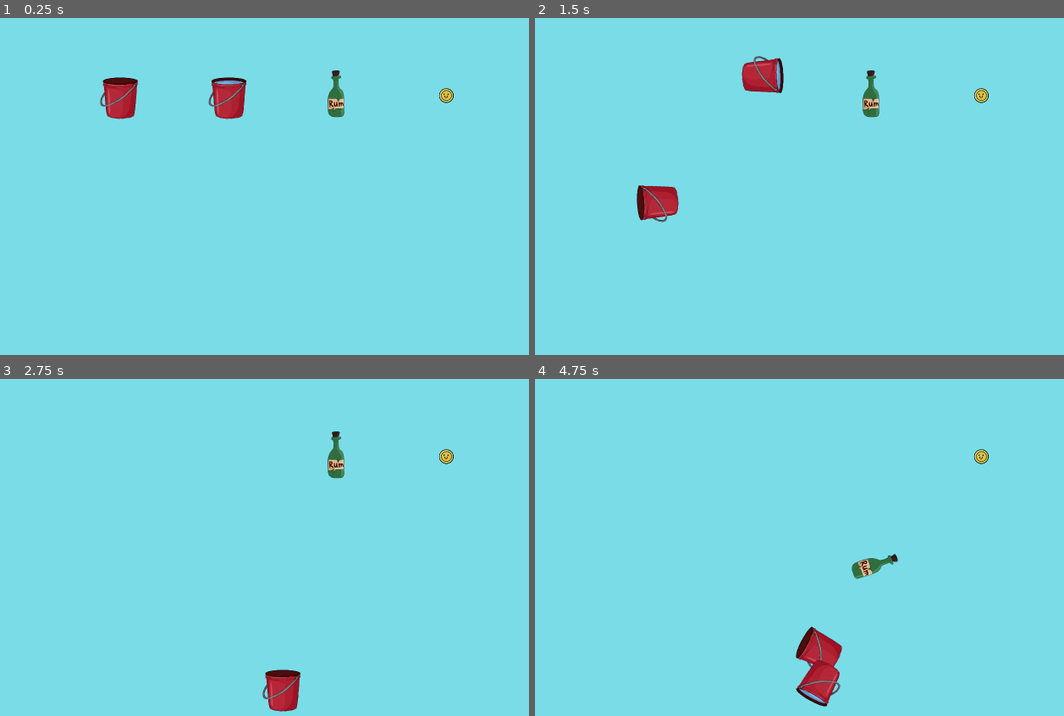
Above: before the commit, frames 1-4 (two rows, left to right).
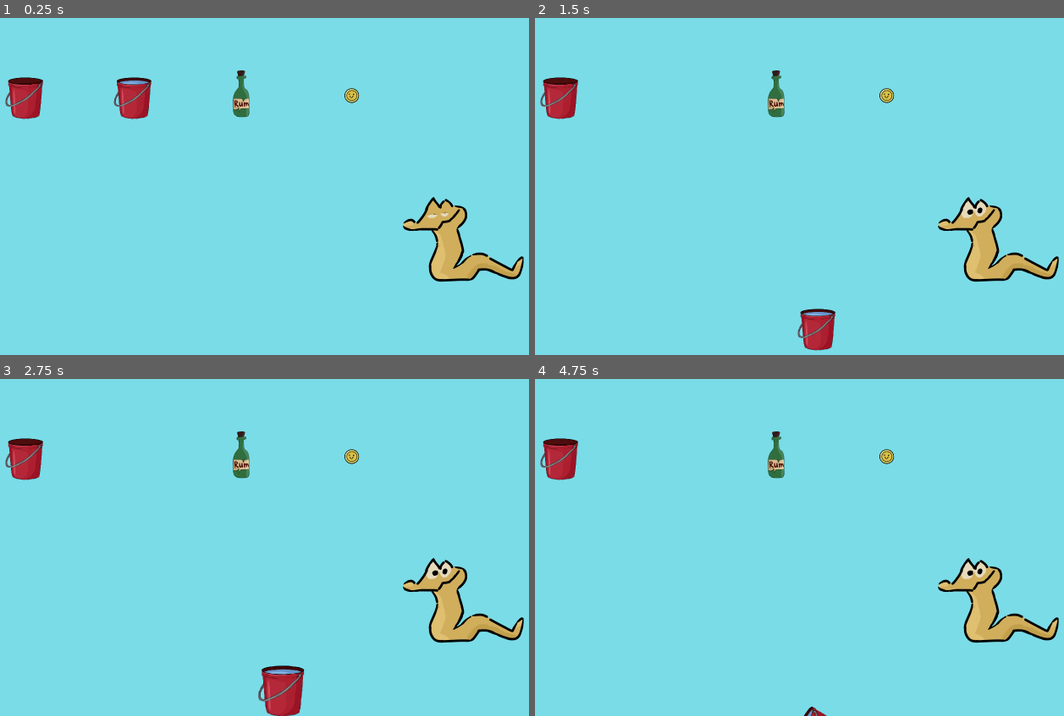
Above: after the commit, the same moments.

Repository: DiVaSkibo/Notebook-command
Game: Godot game, scene res://Scene/+.tscn
Same seed, same stepped clock (60 frames per second), same inputs: the game is played once before the commit and once after it.
Inputs (mouse positions are in pixels of both pictures, inside the frame that each line leads up to):
- Up to frame 1 (0.25 s): no input
- Up to frame 2 (1.5 s): tap Enter at 0.5 s; move the mouse to (656, 95) at 0.52 s; press the mouse at (656, 95) at 0.53 s; move the mouse to (762, 95) at 1.27 s; release the mouse at (762, 95) at 1.28 s; click (762, 95) at 1.35 s
- Up to frame 3 (2.75 s): move the mouse to (285, 689) at 2.02 s; press the mouse at (285, 689) at 2.03 s
- Up to frame 4 (4.75 s): tap Space at 2.75 s; release the mouse at (820, 689) at 2.78 s; click (820, 689) at 2.85 s; move the mouse to (873, 456) at 3.52 s; press the mouse at (873, 456) at 3.53 s; move the mouse to (820, 689) at 4.27 s; release the mouse at (820, 689) at 4.28 s; click (820, 689) at 4.35 s

The runs differ from the first frame. In frame 1, 5.2% of the frame differs, in the area x 0-100%, y 15-79%; in frame 2, 5.9%, in the area x 0-100%, y 11-99%; in frame 3, 4.5%; in frame 4, 5.3%.

Commit message:
Creat Interactor scene + Fix
+ Interactor scene and script
+ Interactor resource script
* Item script
* pick up -> use input
* + scene

Diff:
--- /dev/null
+++ b/Resource/Animation/snakeBlink.tres
@@ -0,0 +1,32 @@
+[gd_resource type="SpriteFrames" load_steps=5 format=3 uid="uid://c87d7f121a2mx"]
+
+[ext_resource type="Texture2D" uid="uid://drtexcv8vmwj" path="res://Resource/Asset/character/snake00.png" id="1_dfrxb"]
+[ext_resource type="Texture2D" uid="uid://cxm8lskts2wwu" path="res://Resource/Asset/character/snake01.png" id="2_rgb7v"]
+[ext_resource type="Texture2D" uid="uid://kjfjqgxl6f3j" path="res://Resource/Asset/character/snake02.png" id="3_pkghy"]
+[ext_resource type="Texture2D" uid="uid://bbnnxaf57vmq7" path="res://Resource/Asset/character/snake03.png" id="4_dutie"]
+
+[resource]
+animations = [{
+"frames": [{
+"duration": 50.0,
+"texture": ExtResource("1_dfrxb")
+}, {
+"duration": 1.0,
+"texture": ExtResource("2_rgb7v")
+}, {
+"duration": 1.0,
+"texture": ExtResource("3_pkghy")
+}, {
+"duration": 1.0,
+"texture": ExtResource("4_dutie")
+}, {
+"duration": 1.0,
+"texture": ExtResource("3_pkghy")
+}, {
+"duration": 1.0,
+"texture": ExtResource("2_rgb7v")
+}],
+"loop": true,
+"name": &"default",
+"speed": 11.0
+}]
--- /dev/null
+++ b/Resource/interactorSnake.tres
@@ -0,0 +1,12 @@
+[gd_resource type="Resource" script_class="InteractorResource" load_steps=4 format=3 uid="uid://iko6hapeb72"]
+
+[ext_resource type="Resource" uid="uid://d3d426if74gdh" path="res://Resource/itemCoin.tres" id="1_mbw6n"]
+[ext_resource type="Script" uid="uid://nitrh56kjirq" path="res://script/____InteractorResource.gd" id="2_n5mne"]
+[ext_resource type="SpriteFrames" uid="uid://c87d7f121a2mx" path="res://Resource/Animation/snakeBlink.tres" id="3_blmgd"]
+
+[resource]
+script = ExtResource("2_n5mne")
+key = ExtResource("1_mbw6n")
+result = 0
+sprite_frames = ExtResource("3_blmgd")
+metadata/_custom_type_script = "uid://nitrh56kjirq"
--- a/Scene/+.tscn
+++ b/Scene/+.tscn
@@ -1,7 +1,8 @@
-[gd_scene load_steps=6 format=3 uid="uid://sb1b2dsfmvyi"]
+[gd_scene load_steps=7 format=3 uid="uid://sb1b2dsfmvyi"]
 
 [ext_resource type="Script" uid="uid://dnehxnbbxfoxm" path="res://script/+.gd" id="1_a5tbx"]
 [ext_resource type="PackedScene" uid="uid://c28ajc76tvb0r" path="res://Scene/__Item.tscn" id="1_asc53"]
+[ext_resource type="PackedScene" uid="uid://dui626cl3n5lj" path="res://Scene/__Interactor.tscn" id="2_itlmv"]
 [ext_resource type="Resource" uid="uid://dqmyocw3qmakb" path="res://Resource/itemBucket.tres" id="3_b0uks"]
 [ext_resource type="Resource" uid="uid://ccqbqvdoyja6j" path="res://Resource/itemRum.tres" id="4_itlmv"]
 [ext_resource type="Resource" uid="uid://d3d426if74gdh" path="res://Resource/itemCoin.tres" id="5_f37ww"]
@@ -9,19 +10,22 @@
 [node name="+" type="Node"]
 script = ExtResource("1_a5tbx")
 
+[node name="Interactor" parent="." instance=ExtResource("2_itlmv")]
+position = Vector2(1216, 640)
+
 [node name="Item" parent="." instance=ExtResource("1_asc53")]
-position = Vector2(416, 288)
+position = Vector2(192, 288)
 resource = ExtResource("3_b0uks")
 
 [node name="Item2" parent="." instance=ExtResource("1_asc53")]
-position = Vector2(672, 288)
+position = Vector2(448, 288)
 
 [node name="Item3" parent="." instance=ExtResource("1_asc53")]
-position = Vector2(928, 288)
+position = Vector2(704, 288)
 resource = ExtResource("4_itlmv")
 
 [node name="Item4" parent="." instance=ExtResource("1_asc53")]
-position = Vector2(1184, 288)
+position = Vector2(960, 288)
 resource = ExtResource("5_f37ww")
 
 [node name="Timer" type="Timer" parent="."]
--- /dev/null
+++ b/Scene/__Interactor.tscn
@@ -0,0 +1,24 @@
+[gd_scene load_steps=5 format=3 uid="uid://dui626cl3n5lj"]
+
+[ext_resource type="Script" uid="uid://caf1fkumn1dt" path="res://script/__Interactor.gd" id="1_opjjb"]
+[ext_resource type="Resource" uid="uid://iko6hapeb72" path="res://Resource/interactorSnake.tres" id="2_sxx31"]
+[ext_resource type="SpriteFrames" uid="uid://c87d7f121a2mx" path="res://Resource/Animation/snakeBlink.tres" id="4_7hj8e"]
+
+[sub_resource type="CircleShape2D" id="CircleShape2D_6sb4i"]
+radius = 64.0
+
+[node name="Interactor" type="Area2D"]
+script = ExtResource("1_opjjb")
+resource = ExtResource("2_sxx31")
+
+[node name="AnimatedSprite2D" type="AnimatedSprite2D" parent="."]
+sprite_frames = ExtResource("4_7hj8e")
+autoplay = "default"
+
+[node name="CollisionShape2D" type="CollisionShape2D" parent="."]
+shape = SubResource("CircleShape2D_6sb4i")
+debug_color = Color(0, 0, 1, 0.0431373)
+
+[connection signal="body_entered" from="." to="." method="_on_body_entered"]
+[connection signal="body_exited" from="." to="." method="_on_body_exited"]
+[connection signal="interacted" from="." to="." method="_on_interacted"]
--- a/Scene/__Item.tscn
+++ b/Scene/__Item.tscn
@@ -17,6 +17,7 @@
 mass = 0.01
 physics_material_override = SubResource("PhysicsMaterial_2rwoj")
 freeze = true
+freeze_mode = 1
 script = ExtResource("1_q6waq")
 resource = ExtResource("2_2rwoj")
 
@@ -30,3 +31,4 @@
 
 [connection signal="mouse_entered" from="." to="." method="_on_mouse_entered"]
 [connection signal="mouse_exited" from="." to="." method="_on_mouse_exited"]
+[connection signal="used" from="." to="." method="_on_used"]
--- a/project.godot
+++ b/project.godot
@@ -43,7 +43,7 @@
 , Object(InputEventKey,"resource_local_to_scene":false,"resource_name":"","device":-1,"window_id":0,"alt_pressed":false …(186 unchanged characters)…
 ]
 }
-PickUp={
+Use={
 "deadzone": 0.2,
 "events": [Object(InputEventMouseButton,"resource_local_to_scene":false,"resource_name":"","device":-1,"window_id":0,"a …(253 unchanged characters)…
 ]
--- /dev/null
+++ b/script/__Interactor.gd
@@ -0,0 +1,32 @@
+class_name Interactor extends Area2D
+
+signal interacted(by: Item)
+
+	#region	Vars
+@export var resource :InteractorResource
+
+@onready var animated_sprite := $AnimatedSprite2D as AnimatedSprite2D
+@onready var key := resource.key as ItemResource
+@onready var result := resource.result as InteractorResource.Result
+@onready var lead := resource.lead as Callable
+#endregion
+
+	#region	Funcs
+func _ready() -> void:
+	animated_sprite.sprite_frames = resource.sprite_frames
+#endregion
+
+	#region	Signals
+func _on_interacted(by :Item):
+	if by.resource == key:
+		by.use()
+		await by.used
+		lead.bind(result)
+	else:
+		by.put_in()
+
+func _on_body_entered(body: Node2D) -> void:
+	if body is Item: body.interactor = self
+func _on_body_exited(body: Node2D) -> void:
+	if body is Item: if body.interactor == self: body.interactor = null
+#endregion
--- a/script/__Item.gd
+++ b/script/__Item.gd
@@ -1,4 +1,6 @@
 class_name Item extends RigidBody2D
+
+signal used
 
 	#region	Vars
 const SPIN_DEGREES := 11.
@@ -7,6 +9,7 @@
 @export var resource :ItemResource
 @export var is_collected :bool = false
 
+var interactor :Interactor
 var is_focused := false
 var is_hold := false
 
@@ -23,11 +26,14 @@
 	if not freeze and not get_contact_count(): sprite.rotation_degrees += SPIN_DEGREES
 func _input(event: InputEvent) -> void:
 	if not is_focused: return
-	if event.is_action_released('PickUp'):
+	if event.is_action_released('Use'):
 		if is_collected:
-			put_in()
-			is_hold = false
-	elif event.is_action_pressed('PickUp'):
+			if interactor:
+				if interactor.key == resource: interactor.interacted.emit(self)
+				else: put_in()
+			else: put_in()
+		is_hold = false
+	elif event.is_action_pressed('Use'):
 		if is_collected:
 			Wallet.item_taken.emit(self)
 			is_hold = true
@@ -38,6 +44,10 @@
 	rotation = 0
 	sprite.rotation = 0
 	set_deferred('freeze', true)
+
+func use() -> void:
+	used.emit()
+	print('\n\t', self, '  |>  ', interactor, '\n')
 func put_in() -> void:
 	freeze = false
 	is_focused = false
@@ -46,6 +56,9 @@
 #endregion
 
 	#region	Signals
+func _on_used():
+	queue_free()
+
 func _on_mouse_entered() -> void:
 	if not freeze: return
 	is_focused = true
--- /dev/null
+++ b/script/____InteractorResource.gd
@@ -0,0 +1,17 @@
+class_name InteractorResource extends Resource
+
+enum Result { coin, rum, bucket_water, upyi, upbibeni, upshiushin }
+
+@export var key :ItemResource
+@export var result :Result
+@export var sprite_frames :SpriteFrames
+
+func lead(to :Result) -> void:
+	match to:
+		Result.coin: pass
+		Result.rum: pass
+		Result.bucket_water: pass
+		Result.upyi: pass
+		Result.upbibeni: pass
+		Result.upshiushin: pass
+	print(to)
Not shown, added: script/__Interactor.gd.uid
Not shown, added: script/____InteractorResource.gd.uid
